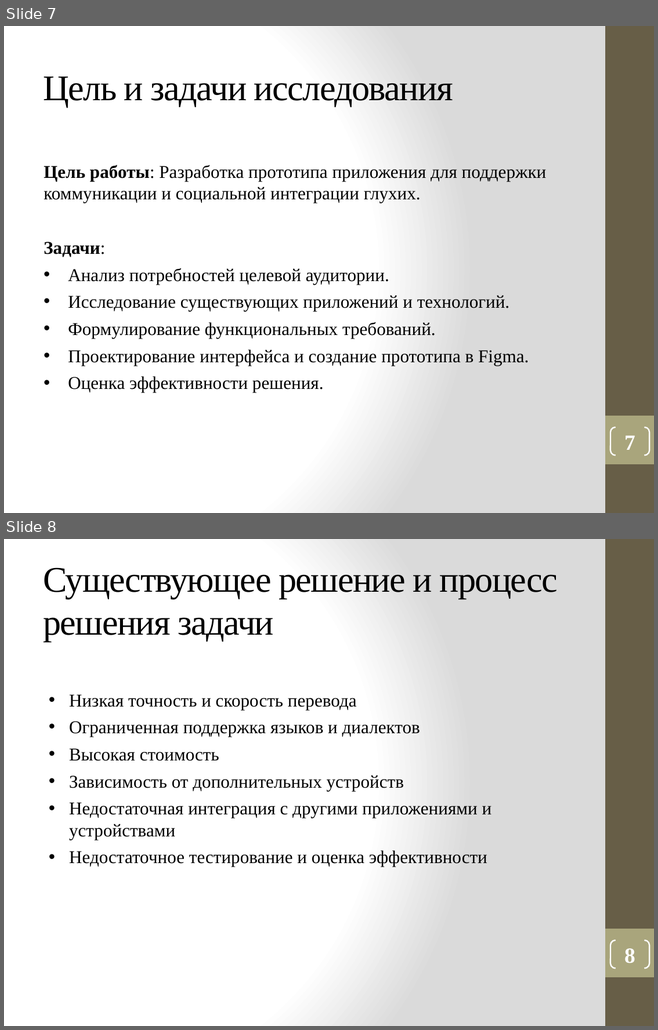
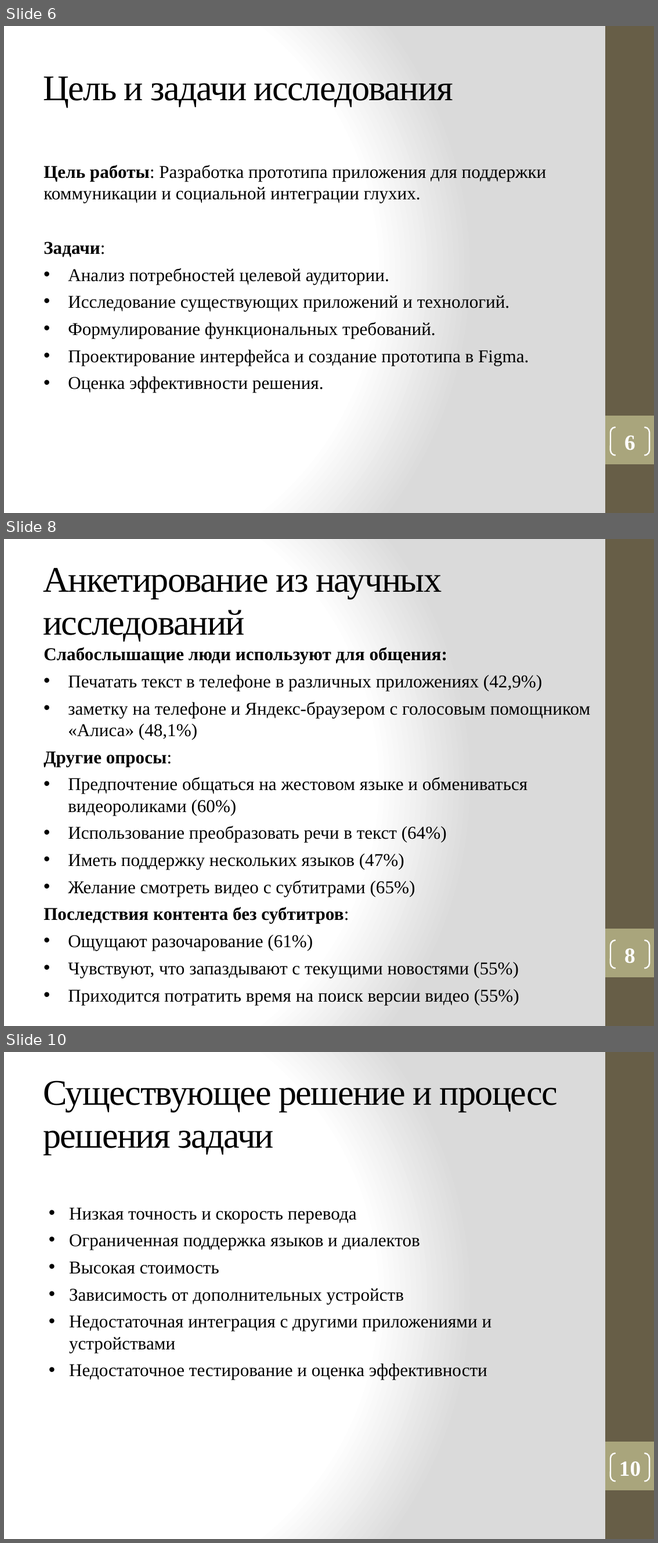
Before and after one commit to vadimgilka/DeafAndDumbPeople, a slide deck: Моя документация/Презентация_Панова.pptx. Shown one above the other, each under a label of ours: slides 7 and 8 before the commit, slides 6, 8 and 10 after it; the slides between them are not shown. The pictures are 658x1030 and 658x1543 pixels, drawn with LibreOffice and Linux fonts; fonts in the diff are those of the drawing. Boxes give left, top, right and bottom in pixels: in the first picture for what was removed or moved away, otherwise in the second. Text is boxed around its words. In the diff, an @@ line names an element or a change of style, - is before the commit and + after.

Commit message:
Презентация. Добавлено анектирование из научных исслед.

```diff
--- a/Моя документация/Презентация_Панова.pptx
+++ b/Моя документация/Презентация_Панова.pptx
@@ slide 8 added at bbox=[4, 539, 654, 1026], background gradient #FFFFFF to #DADADA; not listed: 2 template elements that a slide beside it also shows @@
@@ title added at bbox=[43, 568, 441, 642], 40 pt, text #000000 @@
+Анкетирование из научных исследований
@@ text added at bbox=[43, 647, 590, 1005], 20 pt, text #000000 @@
+Слабослышащие люди используют для общения:
+• Печатать текст в телефоне в различных приложениях (42,9%)
+• заметку на телефоне и Яндекс-браузером с голосовым помощником «Алиса» (48,1%)
+Другие опросы:
+• Предпочтение общаться на жестовом языке и обмениваться видеороликами (60%)
+• Использование преобразовать речи в текст (64%)
+• Иметь поддержку нескольких языков (47%)
+• Желание смотреть видео с субтитрами (65%)
+Последствия контента без субтитров:
+• Ощущают разочарование (61%)
+• Чувствуют, что запаздывают с текущими новостями (55%)
+• Приходится потратить время на поиск версии видео (55%)
@@ page number added at bbox=[610, 940, 649, 968], outline #FFFFFF 1.5 pt, 24 pt, text #FFFFFF, bold @@
+8
@@ what was slide 7 is now slide 6 @@
@@ page number at bbox=[624, 435, 635, 451]: text changed @@
-7
+6
@@ what was slide 8 is now slide 10 @@
@@ page number at bbox=[619, 1461, 640, 1477]: text changed @@
-8
+10
```
Also in this commit, not shown: 5 slides changed, 5 other slides added, 3 slides removed, 1 other file.
